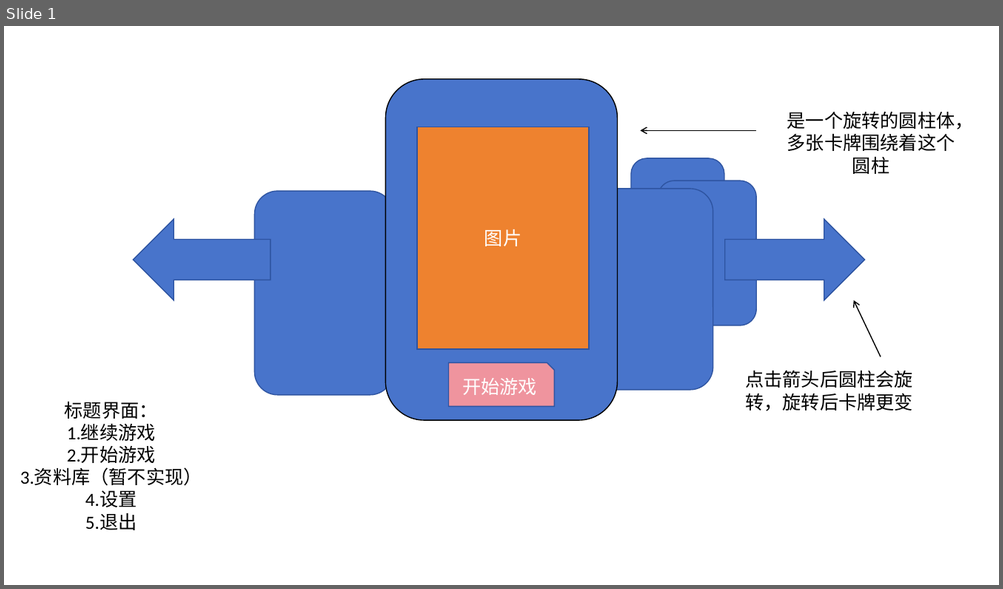
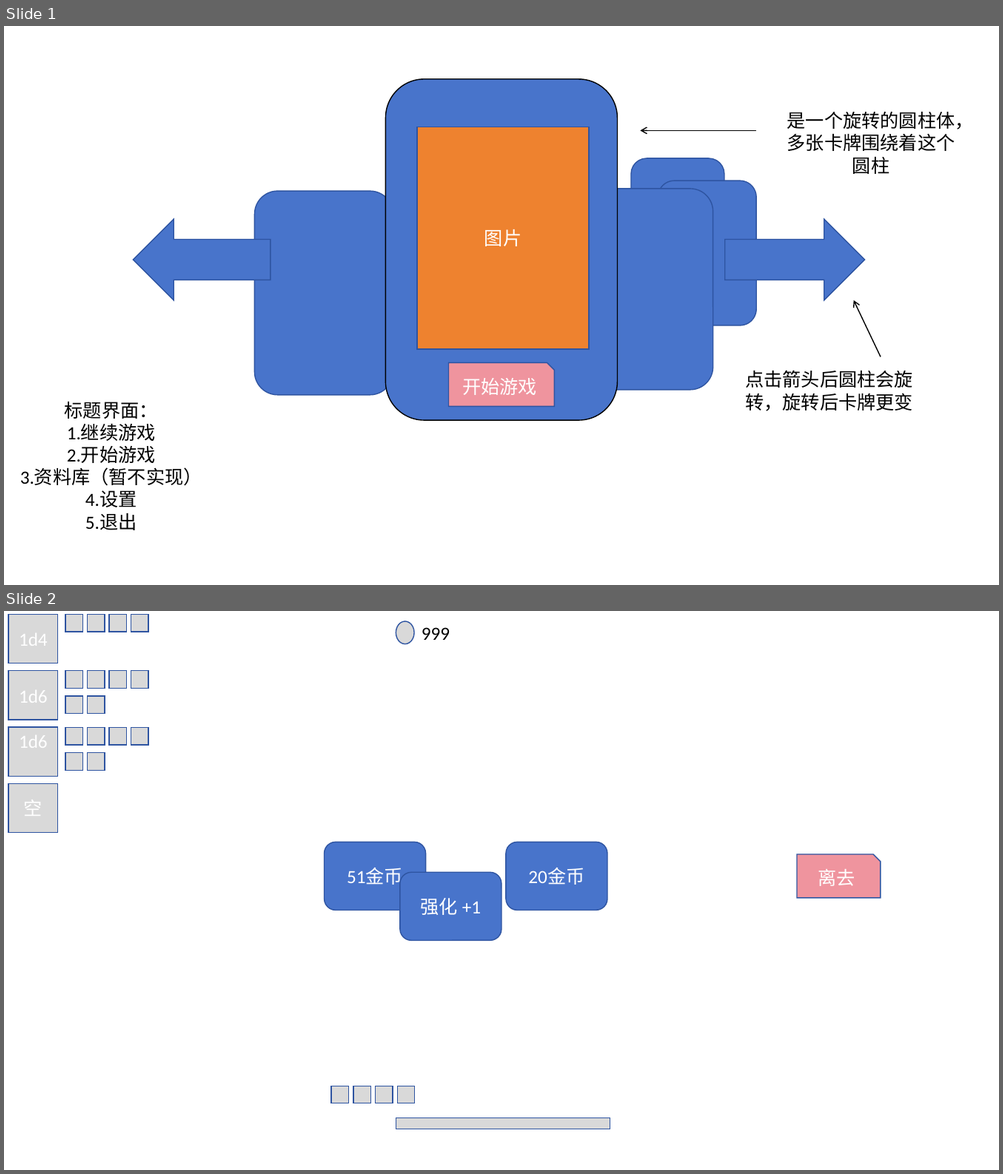
Before and after one commit to Crazyfengyi/DiceWarrior, a slide deck: 策划/UI相关.pptx. Shown one above the other, each under a label of ours: slide 1 before the commit, slides 1 and 2 after it. The pictures are 1003x589 and 1003x1174 pixels, drawn with LibreOffice and Linux fonts; fonts in the diff are those of the drawing. Boxes give left, top, right and bottom in pixels: in the first picture for what was removed or moved away, otherwise in the second. Text is boxed around its words. In the diff, an @@ line names an element or a change of style, - is before the commit and + after.

```diff
--- a/策划/UI相关.pptx
+++ b/策划/UI相关.pptx
@@ slide 2 added at (4, 611, 999, 1170), background #FFFFFF @@
@@ rectangle added at (8, 614, 58, 664), fill #D9D9D9, outline #2E54A1 1 pt, 18 pt, text #FFFFFF @@
+1d4
@@ rectangle added at (65, 614, 82, 631), fill #D9D9D9, outline #2E54A1 1 pt @@
@@ rectangle added at (88, 614, 105, 631), fill #D9D9D9, outline #2E54A1 1 pt @@
@@ rectangle added at (109, 614, 126, 631), fill #D9D9D9, outline #2E54A1 1 pt @@
@@ rectangle added at (131, 614, 148, 631), fill #D9D9D9, outline #2E54A1 1 pt @@
@@ ellipse added at (395, 621, 415, 644), fill #D9D9D9, outline #2E54A1 1 pt @@
@@ text added at (421, 627, 449, 640), 18 pt, text #000000 @@
+999
@@ rectangle added at (8, 671, 58, 720), fill #D9D9D9, outline #2E54A1 1 pt, 18 pt, text #FFFFFF @@
+1d6
@@ rectangle added at (65, 671, 82, 688), fill #D9D9D9, outline #2E54A1 1 pt @@
@@ rectangle added at (88, 671, 105, 688), fill #D9D9D9, outline #2E54A1 1 pt @@
@@ rectangle added at (109, 671, 126, 688), fill #D9D9D9, outline #2E54A1 1 pt @@
@@ rectangle added at (131, 671, 148, 688), fill #D9D9D9, outline #2E54A1 1 pt @@
@@ rectangle added at (65, 696, 82, 713), fill #D9D9D9, outline #2E54A1 1 pt @@
@@ rectangle added at (88, 696, 105, 713), fill #D9D9D9, outline #2E54A1 1 pt @@
@@ rectangle added at (8, 727, 58, 777), fill #D9D9D9, outline #2E54A1 1 pt, 18 pt, text #FFFFFF @@
+1d6
@@ rectangle added at (65, 727, 82, 744), fill #D9D9D9, outline #2E54A1 1 pt @@
@@ rectangle added at (88, 727, 105, 744), fill #D9D9D9, outline #2E54A1 1 pt @@
@@ rectangle added at (109, 727, 126, 744), fill #D9D9D9, outline #2E54A1 1 pt @@
@@ rectangle added at (131, 727, 148, 744), fill #D9D9D9, outline #2E54A1 1 pt @@
@@ rectangle added at (65, 753, 82, 770), fill #D9D9D9, outline #2E54A1 1 pt @@
@@ rectangle added at (88, 753, 105, 770), fill #D9D9D9, outline #2E54A1 1 pt @@
@@ rectangle added at (8, 784, 58, 833), fill #D9D9D9, outline #2E54A1 1 pt, 18 pt, text #FFFFFF @@
+空
@@ rounded rectangle added at (324, 843, 426, 910), fill #4874CB, outline #2E54A1 1 pt, 18 pt, text #FFFFFF @@
+51金币
@@ rounded rectangle added at (506, 843, 608, 910), fill #4874CB, outline #2E54A1 1 pt, 18 pt, text #FFFFFF @@
+20金币
@@ snip rect added at (797, 854, 880, 897), fill #EF949E, outline #2E54A1 1 pt, 18 pt, text #FFFFFF @@
+离去
@@ rounded rectangle added at (400, 872, 502, 940), fill #4874CB, outline #2E54A1 1 pt, 18 pt, text #FFFFFF @@
+强化 +1
@@ rectangle added at (332, 1086, 349, 1103), fill #D9D9D9, outline #2E54A1 1 pt @@
@@ rectangle added at (353, 1086, 370, 1103), fill #D9D9D9, outline #2E54A1 1 pt @@
@@ rectangle added at (375, 1086, 392, 1103), fill #D9D9D9, outline #2E54A1 1 pt @@
@@ rectangle added at (397, 1086, 415, 1103), fill #D9D9D9, outline #2E54A1 1 pt @@
@@ rectangle added at (395, 1119, 610, 1130), fill #D9D9D9, outline #2E54A1 1 pt @@
```
Also in this commit, not shown: 4 slides changed, 1 other slide added, 2 other files.
